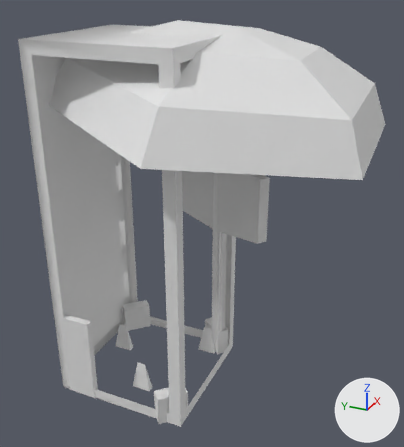
A saved change to the OBJ model Game/Source/Game/assets/meshes/props.obj.
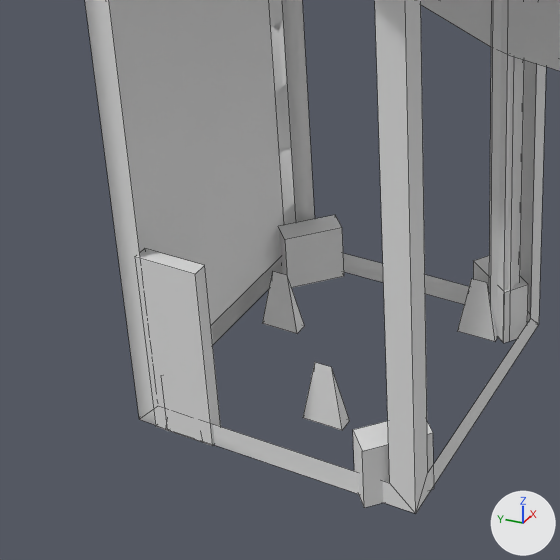
Old and new are each drawn whole from a 50 mm camera at (-2.6, -1.53, 2.41) aimed at (0.26, -0.25, 0.98) and again close up on the part from 1% to 60% of the width and 47% to 100% of the height. The axes (+X, +Y, +Z) are drawn at lower right. The lights are the same throughout. The close-ups show mesh edges as thin lines. Where no turn or scale is listed for an object, it has been applied to the vertices. Vertices at the same position are counted once.

Objects in the first close-up: 'props'.
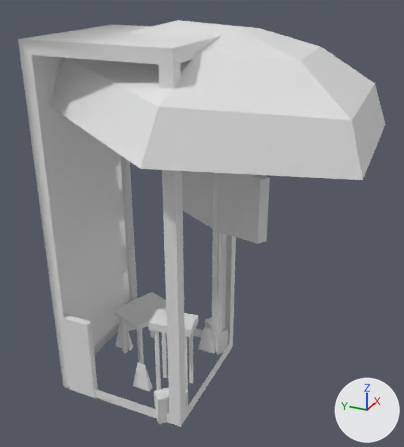
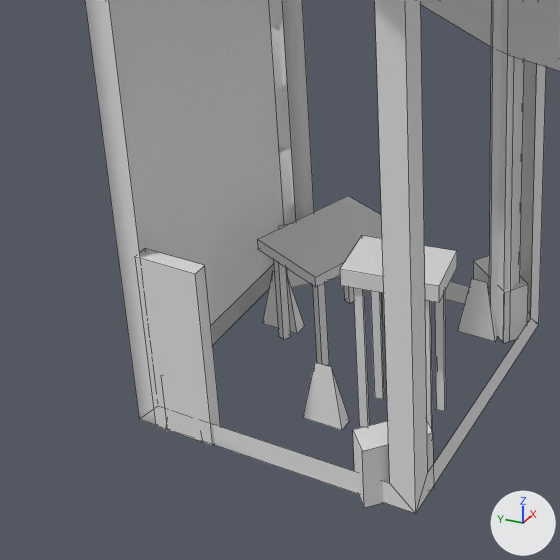
Location of each change, [x1, y1, x2, y2] in pixels of the close-ups (560 x 560 px):
part 1 of me_props, added
    after: [425, 300, 433, 432]
part 2 of me_props, added
    after: [353, 288, 370, 427]
part 3 of me_props, added
    after: [371, 291, 384, 399]
part 4 of me_props, added
    after: [435, 292, 446, 411]
part 5 of me_props, added
    after: [312, 283, 329, 365]
part 6 of me_props, added
    after: [273, 259, 291, 340]
part 7 of me_props, added
    after: [344, 286, 354, 304]
part 8 of me_props, added
    after: [382, 293, 385, 326]
part 9 of me_props, built on
    before: [473, 47, 528, 343]
    after: [257, 47, 528, 343]

The change, as a diff of the scene's bpy script:
```diff
--- a/Game/Source/Game/assets/meshes/props.obj.py
+++ b/Game/Source/Game/assets/meshes/props.obj.py
@@ me_props @@
 # used by ob_props; location = (0.0, 0.0, 0.0)
-me_props.from_pydata(...)  # 147 vertices, 108 faces; spans x -0.66..1.34, y -1.21..0.54, z 0.0..2.12
+me_props.from_pydata(...)  # 227 vertices, 152 faces; spans x -0.66..1.34, y -1.21..0.54, z 0.0..2.12
+# me_props part 1: the loose piece of 8 vertices spanning x 0.3..0.37, y -0.36..-0.3, z 0.0..1.85 is copied, and the copy is scaled about its middle by (0.187, 0.39, 0.246), then moved by (-0.5, 0.01, -0.7); it spans x -0.17..-0.15, y -0.34..-0.31, z 0.0..0.45
+# me_props part 2: the loose piece of 8 vertices spanning x 0.3..0.37, y -0.36..-0.3, z 0.0..1.85 is copied, and the copy is scaled about its middle by (0.187, 0.39, 0.246), then moved by (-0.52, 0.18, -0.7); it spans x -0.19..-0.18, y -0.16..-0.14, z 0.0..0.45
+# me_props part 3: the loose piece of 8 vertices spanning x 0.3..0.37, y -0.36..-0.3, z 0.0..1.85 is copied, and the copy is scaled about its middle by (0.187, 0.39, 0.246), then moved by (-0.4, 0.2, -0.7); it spans x -0.08..-0.06, y -0.15..-0.12, z 0.0..0.45
+# me_props part 4: the loose piece of 8 vertices spanning x 0.3..0.37, y -0.36..-0.3, z 0.0..1.85 is copied, and the copy is scaled about its middle by (0.187, 0.39, 0.246), then moved by (-0.38, 0.02, -0.7); it spans x -0.05..-0.04, y -0.32..-0.29, z 0.0..0.45
+# me_props part 5: the loose piece of 8 vertices spanning x 0.3..0.37, y -0.36..-0.3, z 0.0..1.85 is copied, and the copy is scaled about its middle by (0.368, 0.368, 0.164), then moved by (-0.34, 0.41, -0.77); it spans x -0.02..0.01, y 0.06..0.1, z 0.0..0.3
+# me_props part 6: the loose piece of 8 vertices spanning x 0.3..0.37, y -0.36..-0.3, z 0.0..1.85 is copied, and the copy is scaled about its middle by (0.368, 0.368, 0.164), then moved by (-0.28, 0.58, -0.77); it spans x 0.04..0.07, y 0.23..0.26, z 0.0..0.3
+# me_props part 7: the loose piece of 8 vertices spanning x 0.3..0.37, y -0.36..-0.3, z 0.0..1.85 is copied, and the copy is scaled about its middle by (0.368, 0.368, 0.164), then moved by (-0.05, 0.49, -0.77); it spans x 0.27..0.31, y 0.14..0.17, z 0.0..0.3
+# me_props part 8: the loose piece of 8 vertices spanning x 0.3..0.37, y -0.36..-0.3, z 0.0..1.85 is copied, and the copy is scaled about its middle by (0.368, 0.368, 0.164), then moved by (-0.11, 0.32, -0.77); it spans x 0.21..0.24, y -0.02..0.01, z 0.0..0.3
+# me_props part 9
+# 4 faces are deleted
+# 2 vertices move within x 0.29, y -0.35, z 0.0
+# 16 vertices are added at x -0.21..0.34, y -0.37..0.3, z 0.3..0.5
+# 16 new faces join them
```
